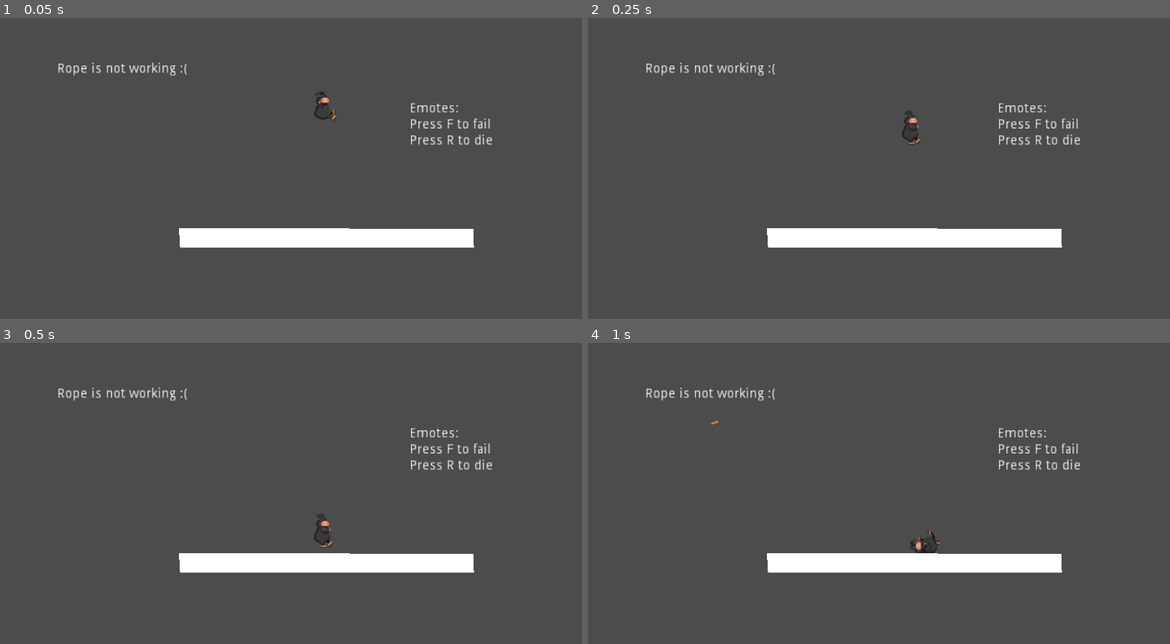
Above: before the commit, frames 1-4 (two rows, left to right).
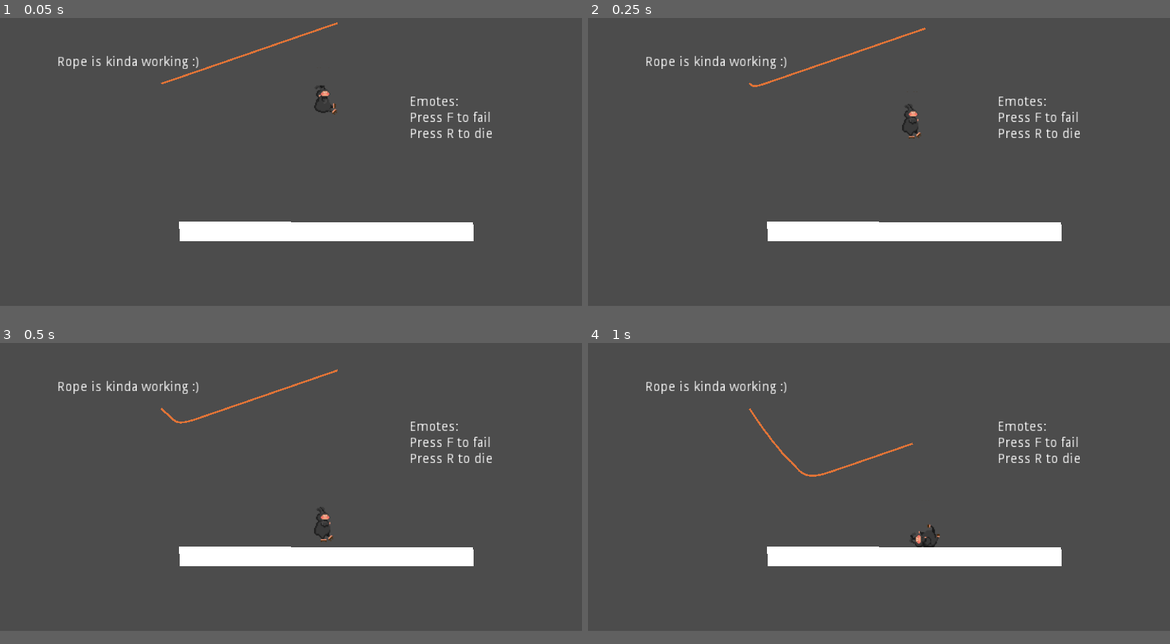
Above: after the commit, the same moments.

Repository: gmeisinger/plug-it-in
Game: Godot game, scene res://scenes/levels/area.tscn
The game is run twice, just before and just after one commit, with the same random seed, the same clock (stepped at 60 frames per second) and the same inputs.
Inputs:
- Up to frame 1 (0.05 s): no input
- Up to frame 2 (0.25 s): no input
- Up to frame 3 (0.5 s): no input
- Up to frame 4 (1 s): tap F (fail) at 0.5 s; hold D (move_right) from 0.53 s (still down); tap R (die) at 0.6 s; tap Space (jump) at 0.77 s
In our replay, the window is 800x468 before the commit and 800x450 after it. These sizes can differ from the game's own. Grey fills any space a smaller window leaves; there, only what the larger window draws over its background counts as a difference.

The runs differ from the first frame. In frame 1, 3.9% of the frame differs, in the area x 10-85%, y 1-77%; in frame 2, 3.9%; in frame 3, 3.9%; in frame 4, 3.9%, in the area x 10-85%, y 12-77%.

Commit message:
patch applied, rope fixed

Diff:
--- a/project.godot
+++ b/project.godot
@@ -18,6 +18,12 @@
 config/name="Plug It In"
 run/main_scene="res://scenes/levels/area.tscn"
 config/icon="res://icon.png"
+
+[display]
+
+window/size/height=576
+window/stretch/mode="2d"
+window/stretch/aspect="keep"
 
 [input]
 
--- a/scenes/cord/cord.gd
+++ b/scenes/cord/cord.gd
@@ -1,49 +1,35 @@
 extends Node2D
 
-var SOFTNESS = 0.1
-var BIAS = 0.9
-export var length : int
+export var LENGTH : int
+export var SOFTNESS = 0.1
+export var BIAS = 0.9
 
-#export(String, FILE, "*.tscn") var segment_scene
 var segment = preload("res://scenes/cord/cord_segment.tscn")
-var joint = preload("res://scenes/cord/cord_joint.tscn")
-
-var joints = []
 
 func _ready():
-	#build_cord()
-	pass
+	build_cord()
+
+func build_cord():
+	var parent = $anchor
+	for i in range(LENGTH):
+		var child = add_segment(parent)
+		add_joint(parent, child)
+		parent = child
+		# hide the last segment - looks better. Comment out to see difference
+		if i == LENGTH-1:
+			child.get_node('Sprite').hide()
 
 func add_segment(parent):
 	var new_segment = segment.instance()
-	new_segment.position = parent.get_end()
+	new_segment.position = parent.position + parent.get_end()
 	add_child(new_segment)
 	return new_segment
 
 func add_joint(parent, child):
-	var new_joint = joint.instance()
+	var new_joint = PinJoint2D.new()
 	new_joint.position = parent.get_end()
 	new_joint.node_a = parent.get_path()
 	new_joint.node_b = child.get_path()
+	new_joint.softness = SOFTNESS
+	new_joint.bias = BIAS
 	parent.add_child(new_joint)
-	joints.append(new_joint)
-
-func build_cord():
-	joints = []
-	var parent = $anchor
-	for i in range(length):
-		var child = add_segment(parent)
-		add_joint(parent, child)
-		parent = child
-
-func resolve_cord(delta):
-	for joint in joints:
-#		joint.resolve(delta)
-		pass
-
-func _physics_process(delta):
-	resolve_cord(delta)
-
-
-func _on_Timer_timeout():
-	build_cord()
--- a/scenes/cord/cord.tscn
+++ b/scenes/cord/cord.tscn
@@ -7,8 +7,3 @@
 script = ExtResource( 1 )
 
 [node name="anchor" parent="." instance=ExtResource( 2 )]
-
-[node name="Timer" type="Timer" parent="."]
-one_shot = true
-autostart = true
-[connection signal="timeout" from="Timer" to="." method="_on_Timer_timeout"]
--- a/scenes/cord/cord_joint.gd
+++ /dev/null
@@ -1,21 +0,0 @@
-extends Node2D
-
-export var node_a : NodePath
-export var node_b : NodePath
-
-var nodeA : Node2D
-var nodeB : Node2D
-
-var MAX_DISTANCE = 1.0
-
-func _ready():
-	nodeA = get_node(node_a)
-	nodeB = get_node(node_b)
-
-func resolve(delta):
-	var distance = nodeB.global_position.distance_to(global_position)
-	if distance > MAX_DISTANCE:
-		var a = global_position
-		var b = nodeB.global_position
-		nodeA.rotation = nodeA.global_position.angle_to_point(b) + (PI/2)
-		nodeB.global_position = global_position
--- a/scenes/cord/cord_joint.tscn
+++ /dev/null
@@ -1,3 +0,0 @@
-[gd_scene format=2]
-
-[node name="cord_joint" type="PinJoint2D"]
--- a/scenes/cord/cord_segment.tscn
+++ b/scenes/cord/cord_segment.tscn
@@ -22,4 +22,5 @@
 
 [node name="Sprite" type="Sprite" parent="."]
 position = Vector2( 0, 2 )
+scale = Vector2( 1, 1.2 )
 texture = ExtResource( 2 )
--- a/scenes/levels/area.tscn
+++ b/scenes/levels/area.tscn
@@ -1,14 +1,20 @@
 [gd_scene load_steps=4 format=2]
 
-[ext_resource path="res://scenes/player/player.tscn" type="PackedScene" id=1]
-[ext_resource path="res://scenes/cord/cord.tscn" type="PackedScene" id=2]
+[ext_resource path="res://scenes/cord/cord.tscn" type="PackedScene" id=1]
+[ext_resource path="res://scenes/player/player.tscn" type="PackedScene" id=2]
 
 [sub_resource type="RectangleShape2D" id=1]
 extents = Vector2( 155, 10 )
 
 [node name="area" type="Node2D"]
 
-[node name="player" parent="." instance=ExtResource( 1 )]
+[node name="cord" parent="." instance=ExtResource( 1 )]
+position = Vector2( 294.968, 282.3 )
+rotation = -1.90241
+LENGTH = 50
+BIAS = 0.5
+
+[node name="player" parent="." instance=ExtResource( 2 )]
 position = Vector2( 468.195, 298.575 )
 
 [node name="platform" type="StaticBody2D" parent="."]
@@ -22,11 +28,6 @@
 [node name="Polygon2D" type="Polygon2D" parent="platform"]
 polygon = PoolVector2Array( 313.41, 157.088, 624.002, 158.11, 624.683, 177.862, 314.431, 177.522 )
 
-[node name="cord" parent="." instance=ExtResource( 2 )]
-position = Vector2( 254.558, 291.513 )
-rotation = -1.90241
-length = 19
-
 [node name="Camera2D" type="Camera2D" parent="."]
 position = Vector2( 431.689, 344.381 )
 current = true
@@ -37,7 +38,7 @@
 margin_top = 252.983
 margin_right = 310.389
 margin_bottom = 266.983
-text = "Rope is not working :("
+text = "Rope is kinda working :)"
 
 [node name="controls" type="Label" parent="."]
 margin_left = 557.006
Not shown, changed: .gitignore
